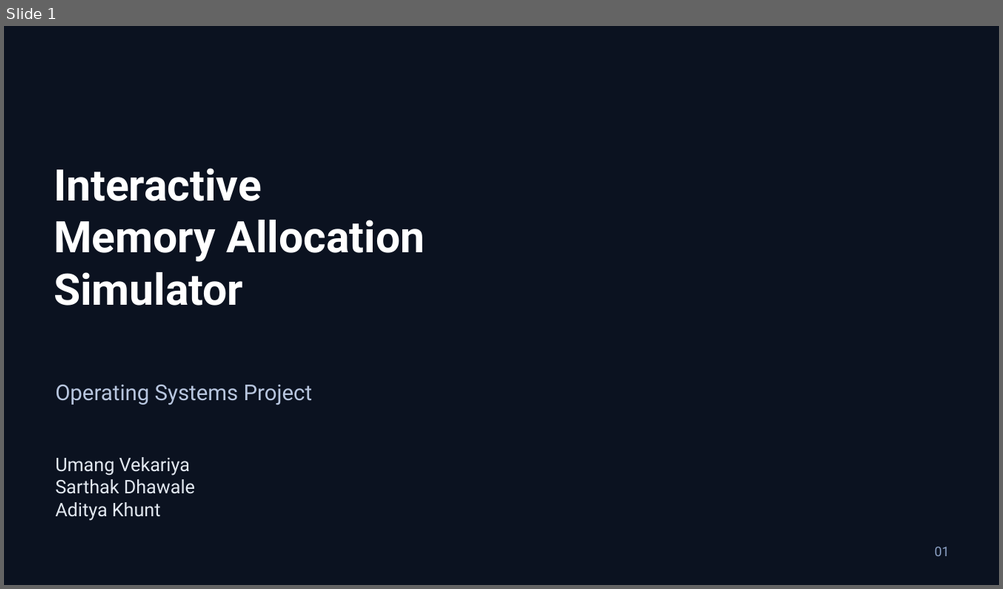
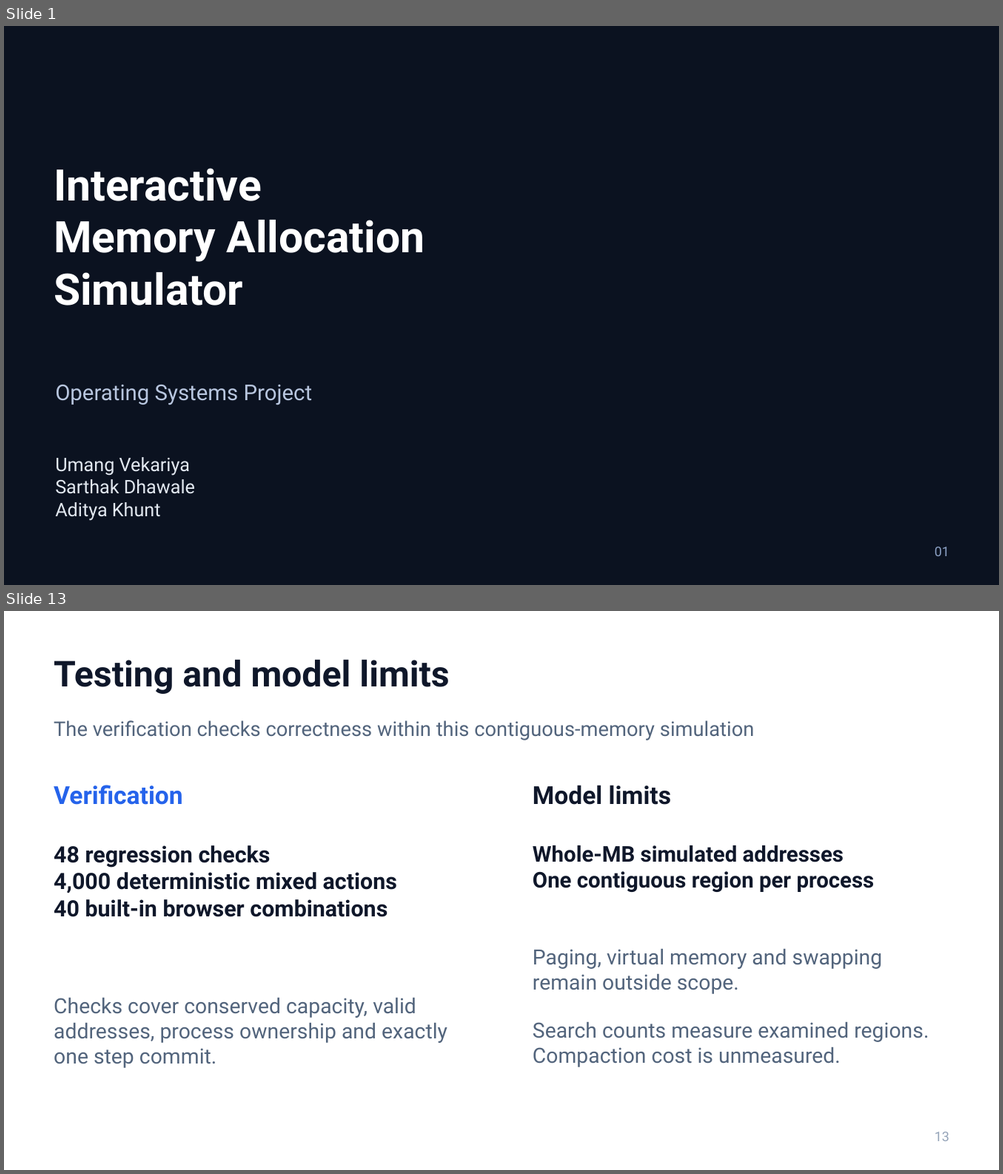
Before and after one commit to Umang-Vekariya/interactive-memory-allocation-simulator, a slide deck: docs/presentation/Interactive-Memory-Allocation-Simulator.pptx. Shown one above the other, each under a label of ours: slide 1 before the commit, slides 1 and 13 after it; the slides between them are not shown. The pictures are 1003x589 and 1003x1174 pixels, drawn with LibreOffice and Linux fonts; fonts in the diff are those of the drawing; background and template pictures are left out. Boxes give left, top, right and bottom in pixels: in the first picture for what was removed or moved away, otherwise in the second. Text is boxed around its words. In the diff, an @@ line names an element or a change of style, - is before the commit and + after.

Commit message:
Refocus OS presentation on allocation concepts and measured results

```diff
--- a/docs/presentation/Interactive-Memory-Allocation-Simulator.pptx
+++ b/docs/presentation/Interactive-Memory-Allocation-Simulator.pptx
@@ slide 13 added at box(4, 611, 999, 1170), background #FFFFFF @@
@@ text added at box(54, 659, 449, 694), 34.5 pt, text #0F172A, bold @@
+Testing and model limits
@@ text added at box(54, 721, 754, 741), 19.5 pt, text #52647C @@
+The verification checks correctness within this contiguous-memory simulation
@@ text added at box(54, 785, 183, 805), 24 pt, text #2563EB, bold @@
+Verification
@@ text added at box(532, 785, 671, 805), 24 pt, text #0F172A, bold @@
+Model limits
@@ text added at box(54, 846, 397, 917), 21.8 pt, text #0F172A, bold @@
+48 regression checks
+4,000 deterministic mixed actions
+40 built-in browser combinations
@@ text added at box(532, 846, 874, 892), 21 pt, text #0F172A, bold @@
+Whole-MB simulated addresses
+One contiguous region per process
@@ text added at box(532, 949, 928, 1068), 20.2 pt, text #52647C @@
+Paging, virtual memory and swapping remain outside scope.
+Search counts measure examined regions. Compaction cost is unmeasured.
@@ text added at box(54, 998, 447, 1068), 20.2 pt, text #52647C @@
+Checks cover conserved capacity, valid addresses, process ownership and exactly one step commit.
@@ text added at box(934, 1132, 949, 1142), 12.8 pt, text #94A3B8 @@
+13
```
Also in this commit, not shown: 5 slides changed, 7 other slides added, 12 slides removed, 1 other file.
